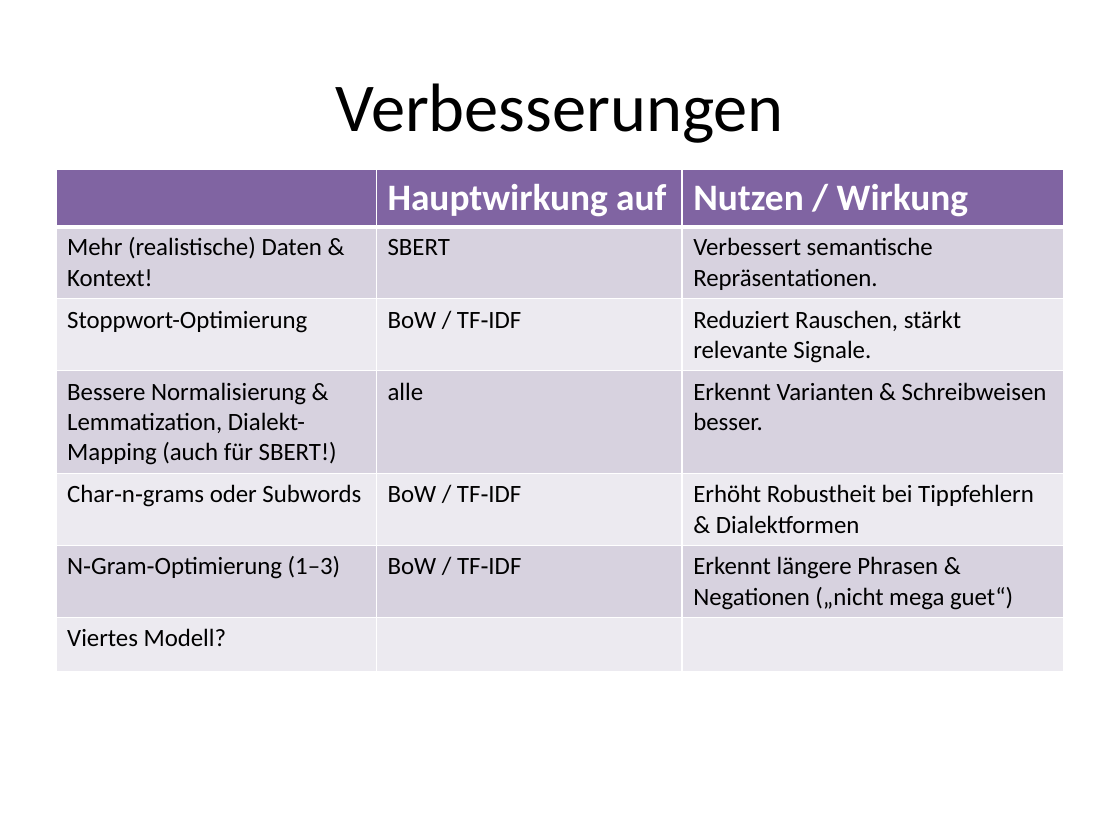
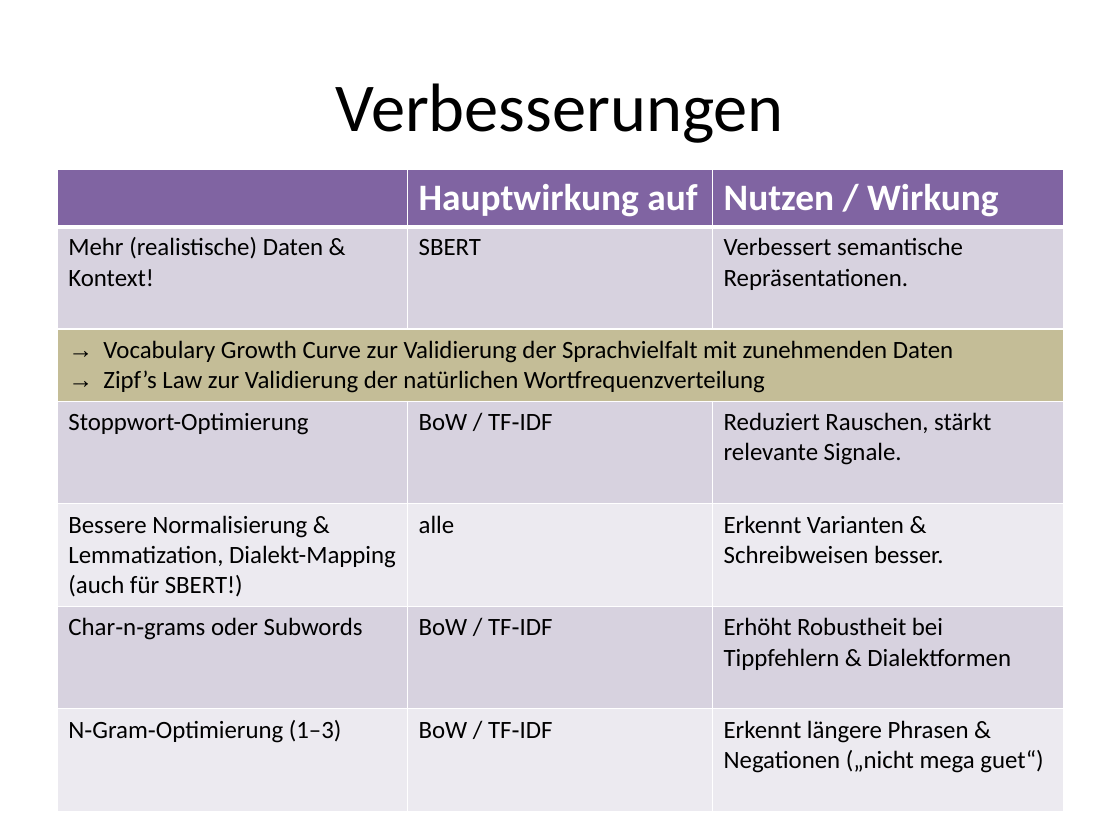
Before and after one commit to raphiweiss/Mundart-Chat-Sentiment, a slide deck: slide 16 of Zwischenpräsentation_RWeiss.pptx (slide 14 before the commit). Drawn at 1120x840 pixels with LibreOffice and Linux fonts; fonts in the diff are those of the drawing. Boxes give left, top, right and bottom in pixels: in the first picture for what was removed or moved away, otherwise in the second. Text is boxed around its words. In the diff, an @@ line names an element or a change of style, - is before the commit and + after.

```diff
--- a/Zwischenpräsentation_RWeiss.pptx
+++ b/Zwischenpräsentation_RWeiss.pptx
@@ table at [57,170,1064,801] @@
+row 3: Vocabulary Growth Curve zur Validierung der Sprachvielfalt mit zunehmenden Daten / Zipf’s Law zur Validierung der natürlichen Wortfrequenzverteilung |  | 
-row 7: Viertes Modell? |  | 
@@ fill #EDEAF0 to #C4BD97 in row 3, column 1 @@
```
Also in this commit, not shown: 5 other slides changed, 2 slides added, 3 other files.
